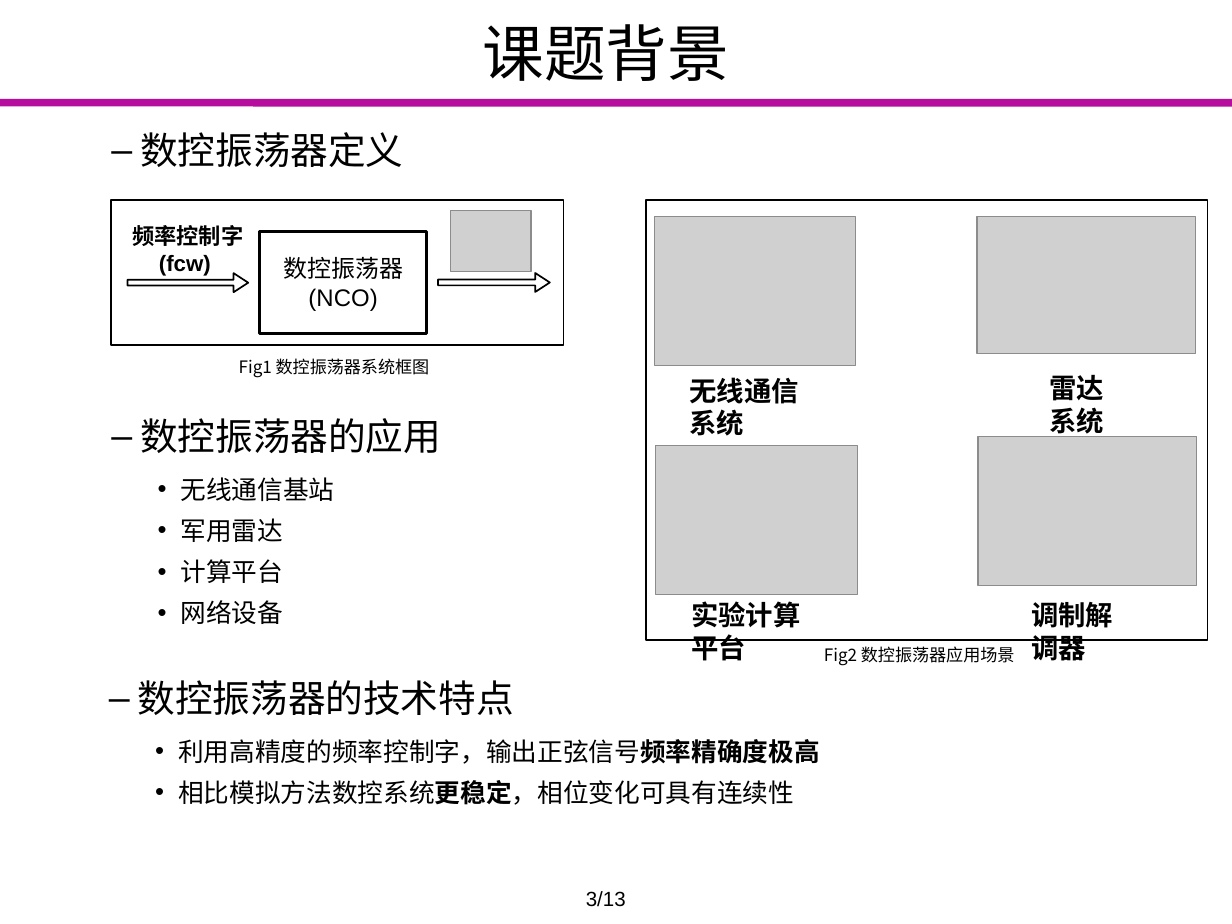
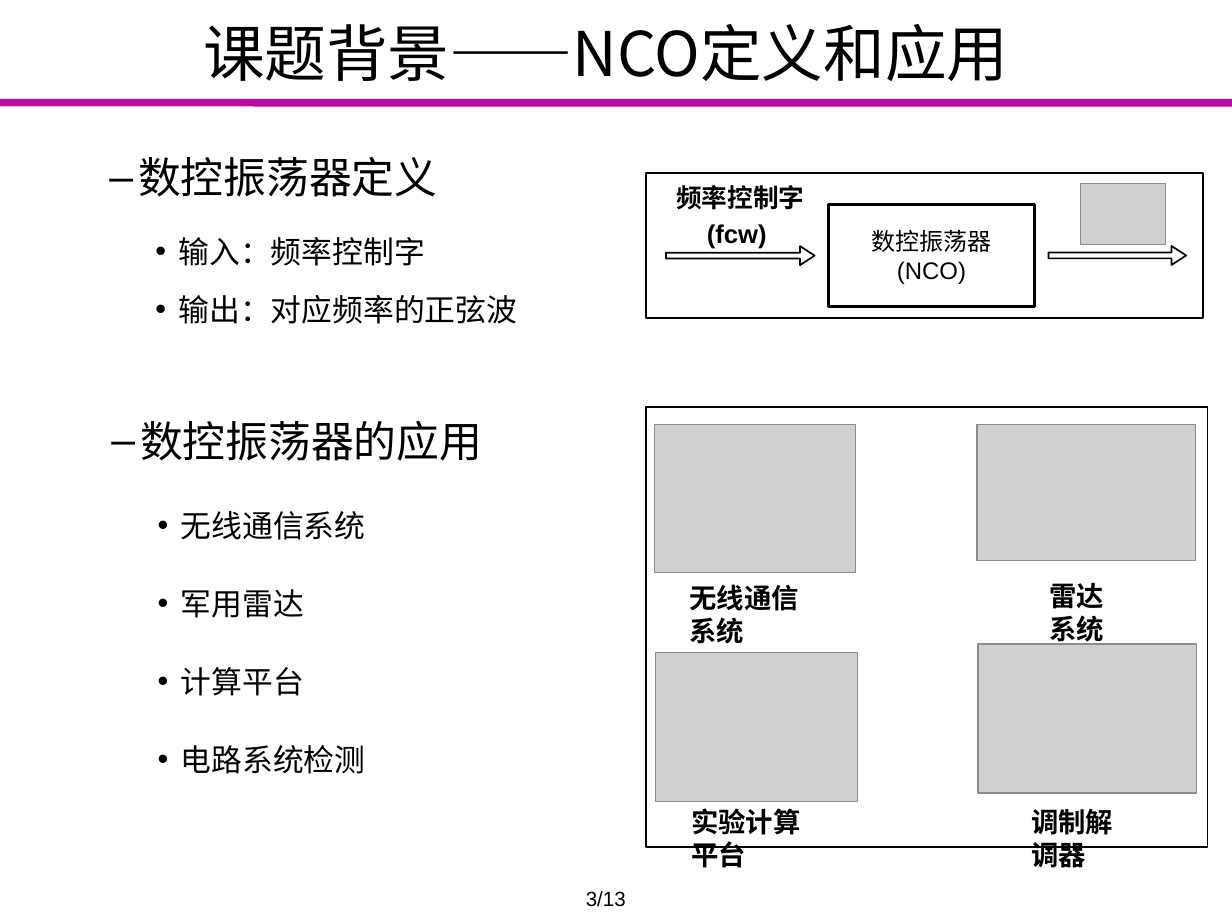
Before and after one commit to Markov2016/lunwen, a slide deck: slide 3 of dabian/杨一雄_毕业设计答辩.pptx. Drawn at 1232x924 pixels with LibreOffice and Linux fonts; fonts in the diff are those of the drawing; grey boxes stand for pictures; background and template pictures are left out. Boxes give left, top, right and bottom in pixels: in the first picture for what was removed or moved away, otherwise in the second. Text is boxed around its words. In the diff, an @@ line names an element or a change of style, - is before the commit and + after.

```diff
--- a/dabian/杨一雄_毕业设计答辩.pptx
+++ b/dabian/杨一雄_毕业设计答辩.pptx
@@ title at bbox=[203, 24, 1008, 81]: text changed; font Courier New to Noto Sans CJK SC @@
-课题背景
+课题背景——NCO定义和应用
@@ text "数控振荡器定义": place and size @@
-text "数控振荡器定义" at bbox=[140, 132, 403, 167]
+text "数控振荡器定义" at bbox=[138, 157, 518, 324]
@@ text at bbox=[138, 157, 437, 197]: size 22 to 25 pt in "数控振荡器定义" @@
@@ rectangle: place and size @@
-rectangle at bbox=[111, 200, 563, 345]
+rectangle at bbox=[646, 172, 1202, 318]
@@ text at bbox=[676, 185, 804, 249]: text changed; size 13 to 15 pt @@
-频率控制字(fcw)
+频率控制字
+(fcw)
@@ rectangle "数控振荡器": place and size @@
-rectangle "数控振荡器" at bbox=[260, 232, 428, 334]
+rectangle "数控振荡器" at bbox=[829, 205, 1035, 307]
@@ picture: place and size @@
-picture at bbox=[450, 211, 530, 272]
+picture at bbox=[1080, 184, 1165, 245]
@@ text at bbox=[179, 237, 518, 324]: paragraphs added @@
+    • 输入：频率控制字
+    • 输出：对应频率的正弦波
@@ right arrow: place and size @@
-right arrow at bbox=[127, 274, 248, 292]
+right arrow at bbox=[667, 246, 816, 265]
@@ right arrow: place and size @@
-right arrow at bbox=[439, 274, 551, 292]
+right arrow at bbox=[1048, 246, 1186, 265]
@@ text removed at bbox=[239, 358, 430, 378] @@
-Fig1 数控振荡器系统框图
@@ 3 texts, 1 picture, 1 rectangle: place and size @@
-3 texts, 1 picture, 1 rectangle at bbox=[646, 200, 1207, 665]
+3 texts, 1 picture, 1 rectangle at bbox=[646, 408, 1207, 873]
@@ text at bbox=[140, 421, 482, 696]: size 22 to 25 pt in "数控振荡器的应用"; size 15 to 18 pt in "军用雷达", "计算平台"; more space between paragraphs @@
@@ text at bbox=[181, 511, 366, 540]: text changed; size 15 to 18 pt @@
-    • 无线通信基站
+    • 无线通信系统
@@ 3 pictures, 1 text: place and size @@
-3 pictures, 1 text at bbox=[654, 217, 1195, 595]
+3 pictures, 1 text at bbox=[654, 424, 1195, 802]
@@ text removed at bbox=[824, 646, 1015, 666] @@
-Fig2 数控振荡器应用场景
@@ text removed at bbox=[138, 680, 820, 805] @@
-  – 数控振荡器的技术特点
-    • 利用高精度的频率控制字，输出正弦信号频率精确度极高
-    • 相比模拟方法数控系统更稳定，相位变化可具有连续性
@@ text at bbox=[181, 745, 366, 774]: text changed; size 15 to 18 pt @@
-    • 网络设备
+    • 电路系统检测
```
Also in this commit, not shown: 4 other slides changed, 3 slides added.
